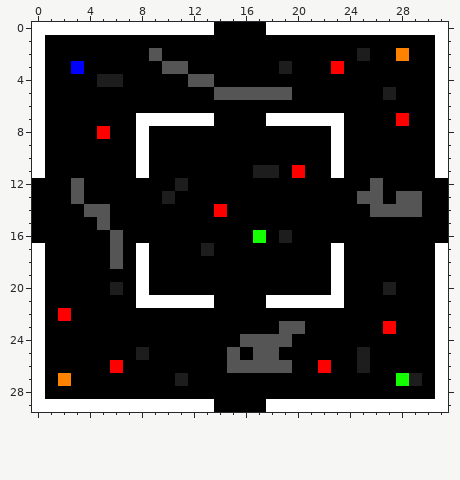
Edited in one commit: pixel-art sprite (res/map_01.png). The picture above is the old version.
The file is 32x30 pixels.
Now the later version:
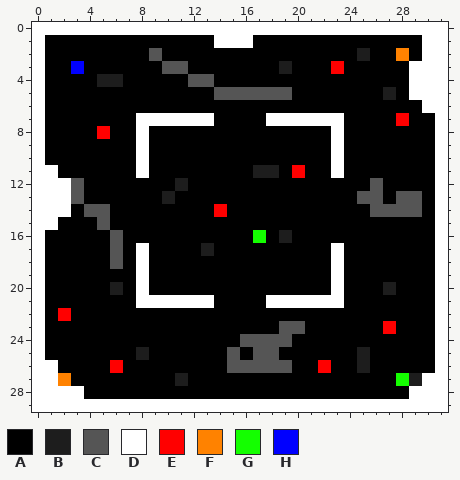
Palette (. is transparent): A #000000  B #1d1d1d  C #555555  D #ffffff  E #ff0000  F #ff8200  G #14ff00  H #0000ff
Change:
Colour A becomes colour D in row 0 at x 14 to 17; in row 1 at x 14 to 16 and 30; in row 2 at x 30; in rows 3 to 5 at x 29 to 30; in row 6 at x 30; in row 11 at x 1.
Colour A becomes colour D in rows 12 to 14 at x 0 to 2 and 31; in row 15 at x 0 to 1 and 31; in row 16 at x 0 and 31; in row 26 at x 1; in row 27 at x 1 and 30; in row 28 at x 1 to 3 and 29 to 30.
Colour A becomes colour D in row 29 at x 14 to 17.
Pixel boxes of the changes (left, top, right, bottom) in both pictures:
changed: (214, 22, 266, 48)
changed: (409, 35, 435, 113)
changed: (32, 165, 71, 243)
changed: (435, 178, 448, 243)
changed: (45, 360, 84, 399)
changed: (409, 373, 435, 399)
changed: (214, 399, 266, 412)
